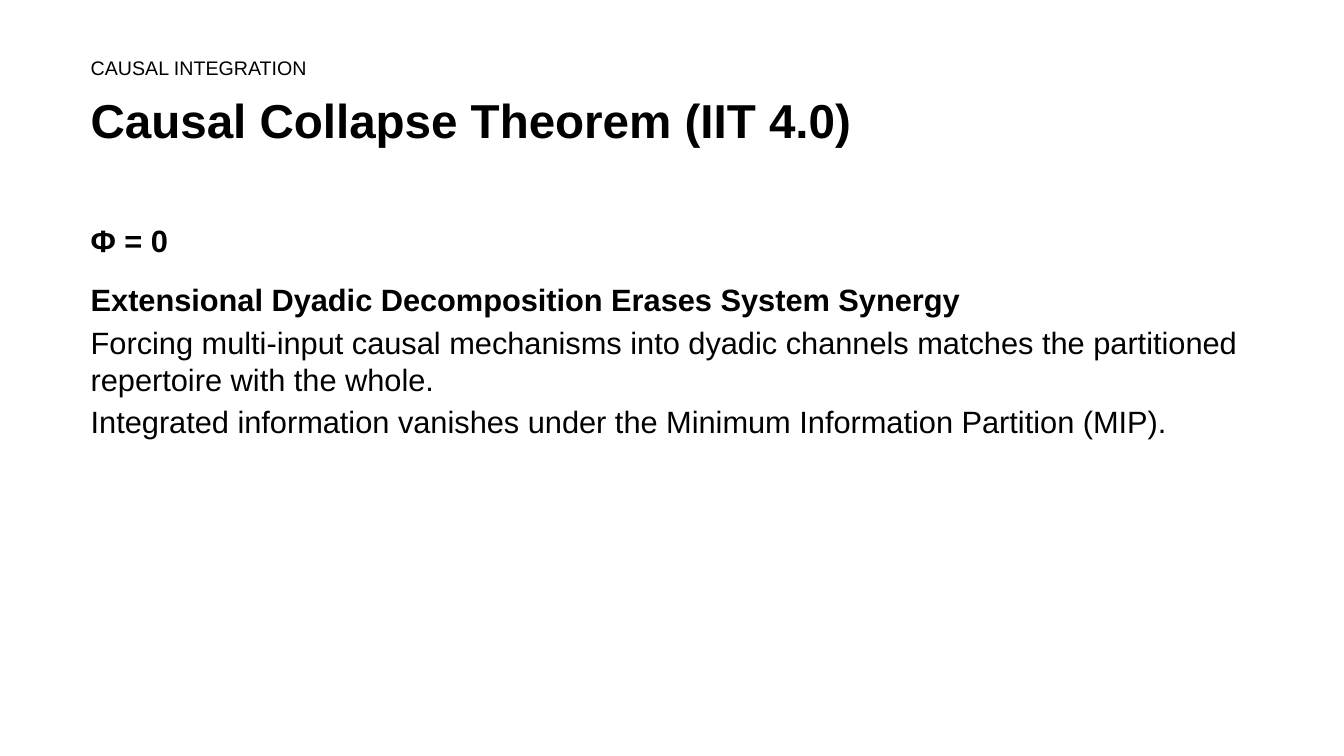
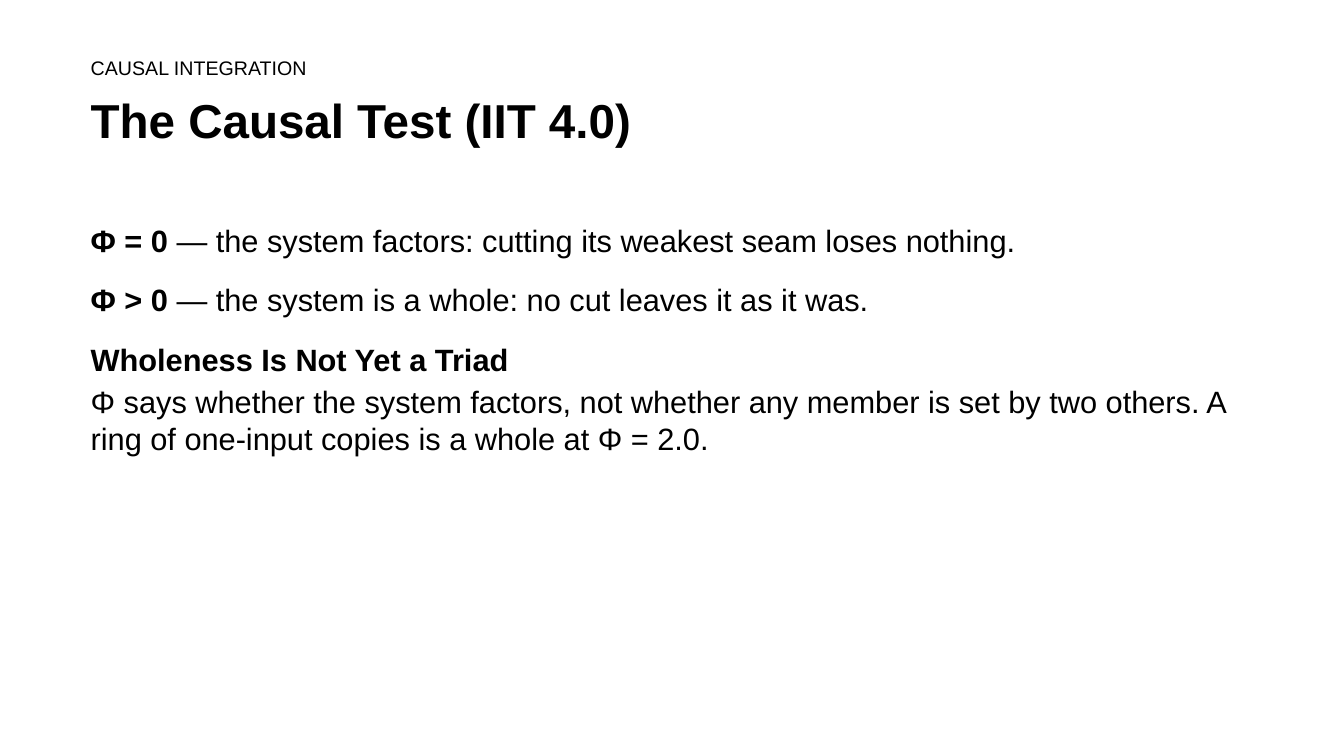
Before and after one commit to rogerSuperBuilderAlpha/algorithmacy-lab, a slide deck: slide 13 of submissions/triadic_reduction/talk/deck.pptx. Drawn at 1344x756 pixels with LibreOffice and Linux fonts; fonts in the diff are those of the drawing. Boxes give left, top, right and bottom in pixels: in the first picture for what was removed or moved away, otherwise in the second. Text is boxed around its words. In the diff, an @@ line names an element or a change of style, - is before the commit and + after.

```diff
--- a/submissions/triadic_reduction/talk/deck.pptx
+++ b/submissions/triadic_reduction/talk/deck.pptx
@@ text at (x1=91, y1=103, x2=631, y2=147): text changed @@
-Causal Collapse Theorem (IIT 4.0)
+The Causal Test (IIT 4.0)
@@ text at (x1=91, y1=229, x2=1227, y2=456): text changed @@
-Φ = 0
-Extensional Dyadic Decomposition Erases System Synergy
-Forcing multi-input causal mechanisms into dyadic channels matches the partitioned repertoire with the whole.
-Integrated information vanishes under the Minimum Information Partition (MIP).
+Φ = 0 — the system factors: cutting its weakest seam loses nothing.
+Φ > 0 — the system is a whole: no cut leaves it as it was.
+Wholeness Is Not Yet a Triad
+Φ says whether the system factors, not whether any member is set by two others. A ring of one-input copies is a whole at Φ = 2.0.
```
Also in this commit, not shown: 1 other slide changed, 7 other files.
